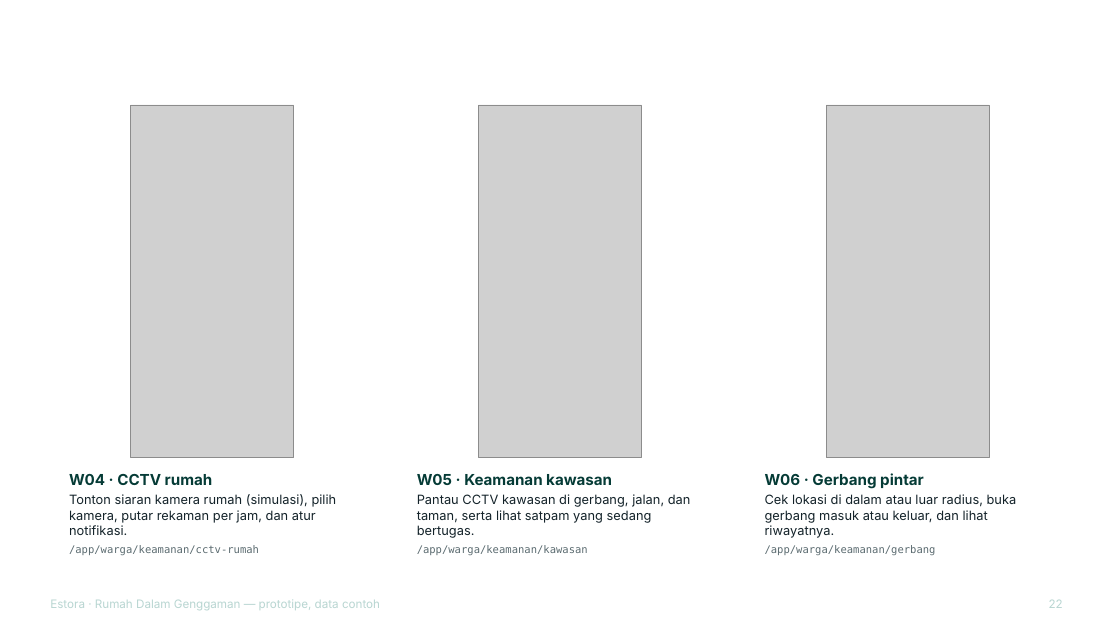
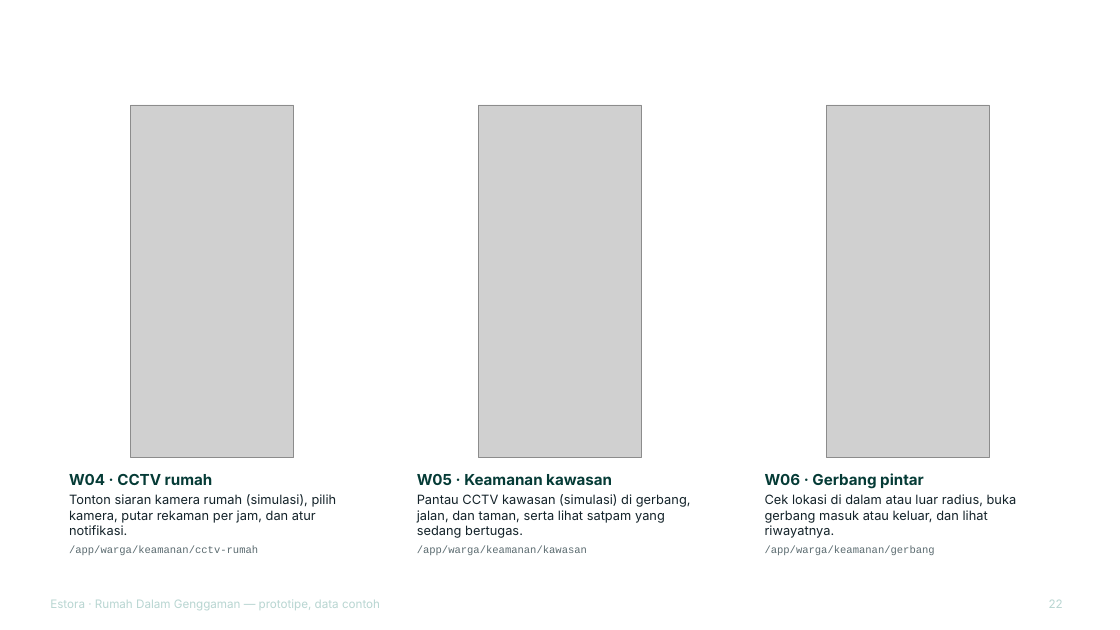
Before and after one commit to pandeyoga/dadada, a slide deck: slide 22 of reports/Estora pitch deck + lampiran prototipe.pptx. Drawn at 1120x630 pixels with LibreOffice and Linux fonts; fonts in the diff are those of the drawing; grey boxes stand for pictures; background and template pictures are left out. Boxes give left, top, right and bottom in pixels: in the first picture for what was removed or moved away, otherwise in the second. Text is boxed around its words. In the diff, an @@ line names an element or a change of style, - is before the commit and + after.

```diff
--- a/reports/Estora pitch deck + lampiran prototipe.pptx
+++ b/reports/Estora pitch deck + lampiran prototipe.pptx
@@ text at bbox=[417, 494, 691, 538]: text changed @@
-Pantau CCTV kawasan di gerbang, jalan, dan taman, serta lihat satpam yang sedang bertugas.
+Pantau CCTV kawasan (simulasi) di gerbang, jalan, dan taman, serta lihat satpam yang sedang bertugas.
@@ text at bbox=[69, 546, 258, 555]: font DejaVu Sans Mono to Courier New in "/app/warga/keamanan/cctv-rumah" @@
@@ text at bbox=[417, 546, 587, 555]: font DejaVu Sans Mono to Courier New in "/app/warga/keamanan/kawasan" @@
@@ text at bbox=[765, 546, 935, 555]: font DejaVu Sans Mono to Courier New in "/app/warga/keamanan/gerbang" @@
```
Also in this commit, not shown: 32 other slides changed, 3 other files.
